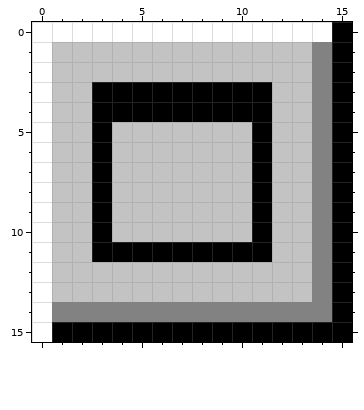
Two states of a pixel-art file, 12th/Assets/icons.aseprite. That is the earlier state.
16x16 pixels, 1 frame.
Now the later version:
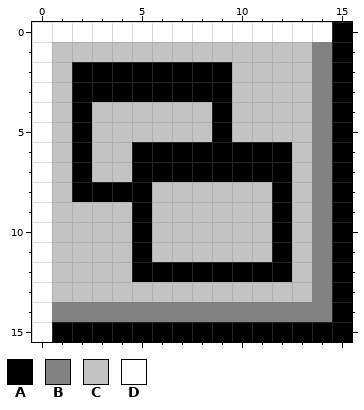
Palette (. is transparent): A #000000  B #828282  C #c3c3c3  D #ffffff
Changes in this commit:
layer "Maximise icon" now hidden
layer "unMaximise" added
@@ x 0..15 @@
  1 DCCCCCCCCCCCCCBA
- 2 DCCCCCCCCCCCCCBA
- 3 DCCAAAAAAAAACCBA
- 4 DCCAAAAAAAAACCBA
- 5 DCCACCCCCCCACCBA
- 6 DCCACCCCCCCACCBA
- 7 DCCACCCCCCCACCBA
- 8 DCCACCCCCCCACCBA
- 9 DCCACCCCCCCACCBA
-10 DCCACCCCCCCACCBA
-11 DCCAAAAAAAAACCBA
-12 DCCCCCCCCCCCCCBA
+ 2 DCAAAAAAAACCCCBA
+ 3 DCAAAAAAAACCCCBA
+ 4 DCACCCCCCACCCCBA
+ 5 DCACCCCCCACCCCBA
+ 6 DCACCAAAAAAAACBA
+ 7 DCACCAAAAAAAACBA
+ 8 DCAAAACCCCCCACBA
+ 9 DCCCCACCCCCCACBA
+10 DCCCCACCCCCCACBA
+11 DCCCCACCCCCCACBA
+12 DCCCCAAAAAAAACBA
 13 DCCCCCCCCCCCCCBA
